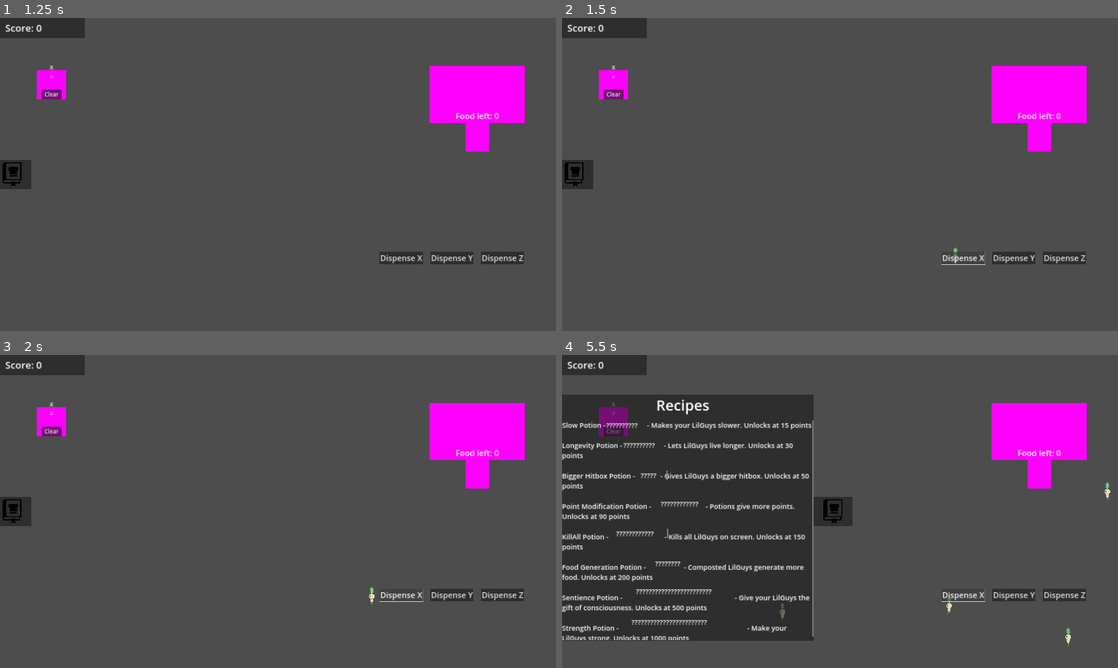
Above: before the commit, frames 1-4 (two rows, left to right).
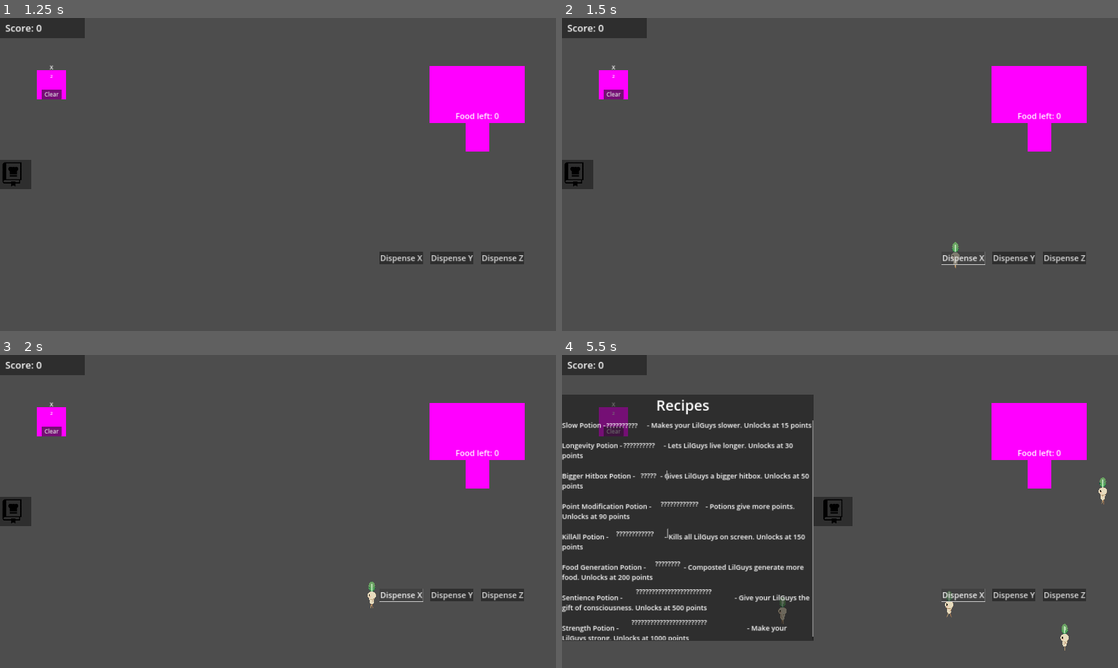
Above: after the commit, the same moments.

Repository: BoopEnthusiast/Cozy-Spring-Jam-2024
Game: Godot game, scene res://scenes/main_menu_screen.tscn
Same seed, same stepped clock (60 frames per second), same inputs: the game is played once before the commit and once after it.
Inputs (mouse positions are in pixels of both pictures, inside the frame that each line leads up to):
- Up to frame 1 (1.25 s): click "Play" at 0.5 s
- Up to frame 2 (1.5 s): click "Dispense X" at 1.25 s
- Up to frame 3 (2 s): no input
- Up to frame 4 (5.5 s): click "Dispense Y" at 2 s; click "Dispense Z" at 2.75 s; click "Clear" at 3.5 s; click (573, 511) at 4.25 s; click "Dispense X" at 5 s

Frame 1 is identical in both runs. In frame 2, less than 0.1% of the frame differs, in the area x 70-72%, y 71-80%; in frame 3, less than 0.1%; in frame 4, 0.3%, in the area x 38-99%, y 39-95%.

Commit message:
LilGuy size change instead of collider

Diff:
--- a/scenes/lil_guy.tscn
+++ b/scenes/lil_guy.tscn
@@ -35,16 +35,6 @@
 [ext_resource type="Texture2D" uid="uid://c3u7trnp2xwsp" path="res://resources/LilGuy/Starving/Walk/starving_walk_6.png" id="28_xkllt"]
 [ext_resource type="Texture2D" uid="uid://rvr07uermpe8" path="res://resources/LilGuy/Starving/Walk/starving_walk_7.png" id="29_jv4nf"]
 
-[sub_resource type="RectangleShape2D" id="RectangleShape2D_o3xo7"]
-size = Vector2(44, 86)
-
-[sub_resource type="Gradient" id="Gradient_1fl2r"]
-offsets = PackedFloat32Array(0.53012)
-colors = PackedColorArray(0.514358, 0.584527, 0.296751, 1)
-
-[sub_resource type="GradientTexture1D" id="GradientTexture1D_yd7jm"]
-gradient = SubResource("Gradient_1fl2r")
-
 [sub_resource type="SpriteFrames" id="SpriteFrames_h2c4p"]
 animations = [{
 "frames": [{
@@ -206,17 +196,14 @@
 }]
 
 [node name="LilGuy" type="CharacterBody2D" groups=["lil_guy"]]
+scale = Vector2(1.5, 1.5)
 input_pickable = true
 motion_mode = 1
 script = ExtResource("1_j35jn")
 
-[node name="Collider" type="CollisionShape2D" parent="."]
-shape = SubResource("RectangleShape2D_o3xo7")
-
-[node name="PlaceholderSprite" type="Sprite2D" parent="."]
-visible = false
-scale = Vector2(0.171875, 86)
-texture = SubResource("GradientTexture1D_yd7jm")
+[node name="Collider" type="CollisionPolygon2D" parent="."]
+scale = Vector2(1.2, 1.2)
+polygon = PackedVector2Array(0, 47.3333, -1.33333, 46.6667, -2.66667, 28, -6.66667, 25.3333, -9.33333, 18.6667, -12, 1.33333, -16.6667, -3.33333, -19.3333, -8.66667, -20, -14, -18, -20.6667, -14, -26, -8, -29.3333, -4.66667, -30, -8.66667, -34, -12, -38.6667, -14, -42.6667, -16, -50, 16, -50, 14, -42.6667, 12, -38, 8.66667, -34, 4.66667, -30, 9.33333, -28.6667, 14.6667, -25.3333, 19.3333, -18.6667, 20, -11.3333, 18.6667, -6.66667, 15.3333, -1.33333, 12, 1.33333, 9.33333, 19.3333, 6.66667, 25.3333, 2.66667, 28, 1.33333, 46.6667)
 
 [node name="Timer" type="Timer" parent="."]
 wait_time = 30.0
@@ -235,14 +222,13 @@
 [node name="Sprite" type="AnimatedSprite2D" parent="."]
 scale = Vector2(0.05, 0.05)
 sprite_frames = SubResource("SpriteFrames_h2c4p")
-animation = &"dead"
+animation = &"healthy_walk"
 script = ExtResource("6_aqigi")
 
 [node name="MidLeaf" type="AnimatedSprite2D" parent="."]
 position = Vector2(0, -52)
 scale = Vector2(0.05, 0.05)
 sprite_frames = SubResource("SpriteFrames_upwpf")
-animation = &"hungry"
 
 [node name="LeafTop" type="AnimatedSprite2D" parent="."]
 position = Vector2(0, -62.75)
--- a/scripts/lil_guy.gd
+++ b/scripts/lil_guy.gd
@@ -16,7 +16,6 @@
 
 @onready var label: Label = $Label
 @onready var timer: Timer = $Timer
-@onready var collider: CollisionShape2D = $Collider
 @onready var sprite: AnimatedSprite2D = $Sprite
 @onready var midLeaf: AnimatedSprite2D = $MidLeaf
 @onready var leafTop: AnimatedSprite2D = $LeafTop
--- a/scripts/singleton.gd
+++ b/scripts/singleton.gd
@@ -43,7 +43,7 @@
 
 func bigger_hitboxes() -> void:
 	for lil_guy: LilGuy in get_tree().get_nodes_in_group("lil_guy"):
-		lil_guy.collider.shape.size *= HITBOX_SIZE_MULTIPLIER
+		lil_guy.scale *= HITBOX_SIZE_MULTIPLIER
 
 
 func point_gain_increase() -> void:
Not shown: 1 places in scenes/lil_guy.tscn that only renumber resources
